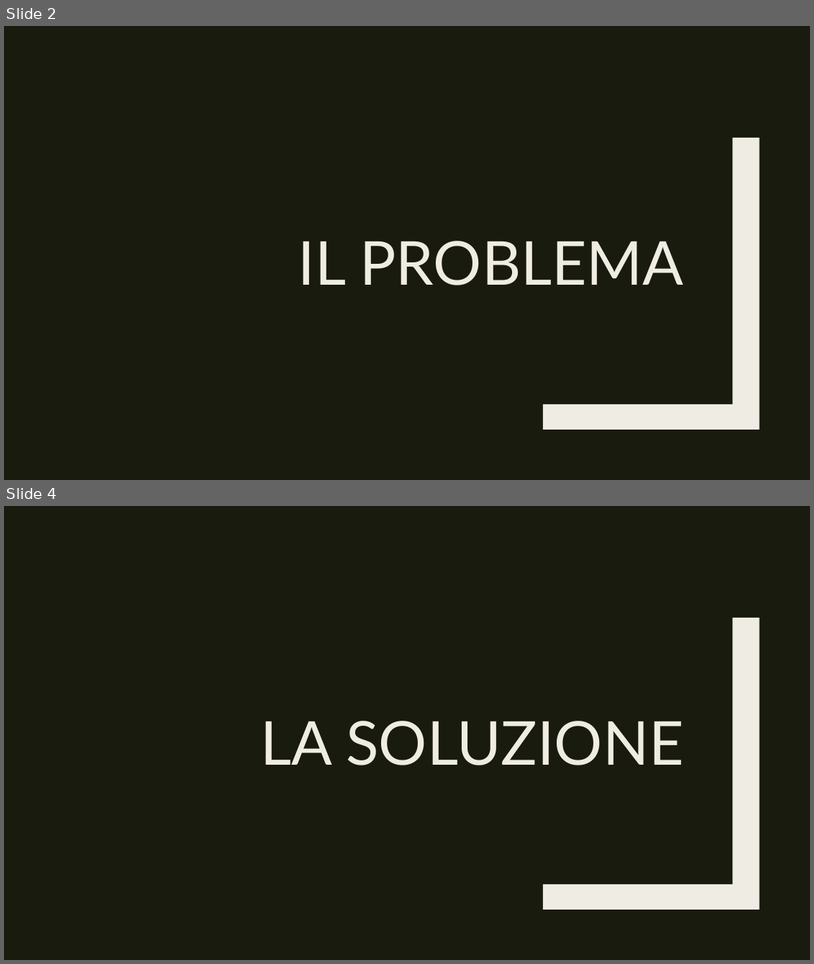
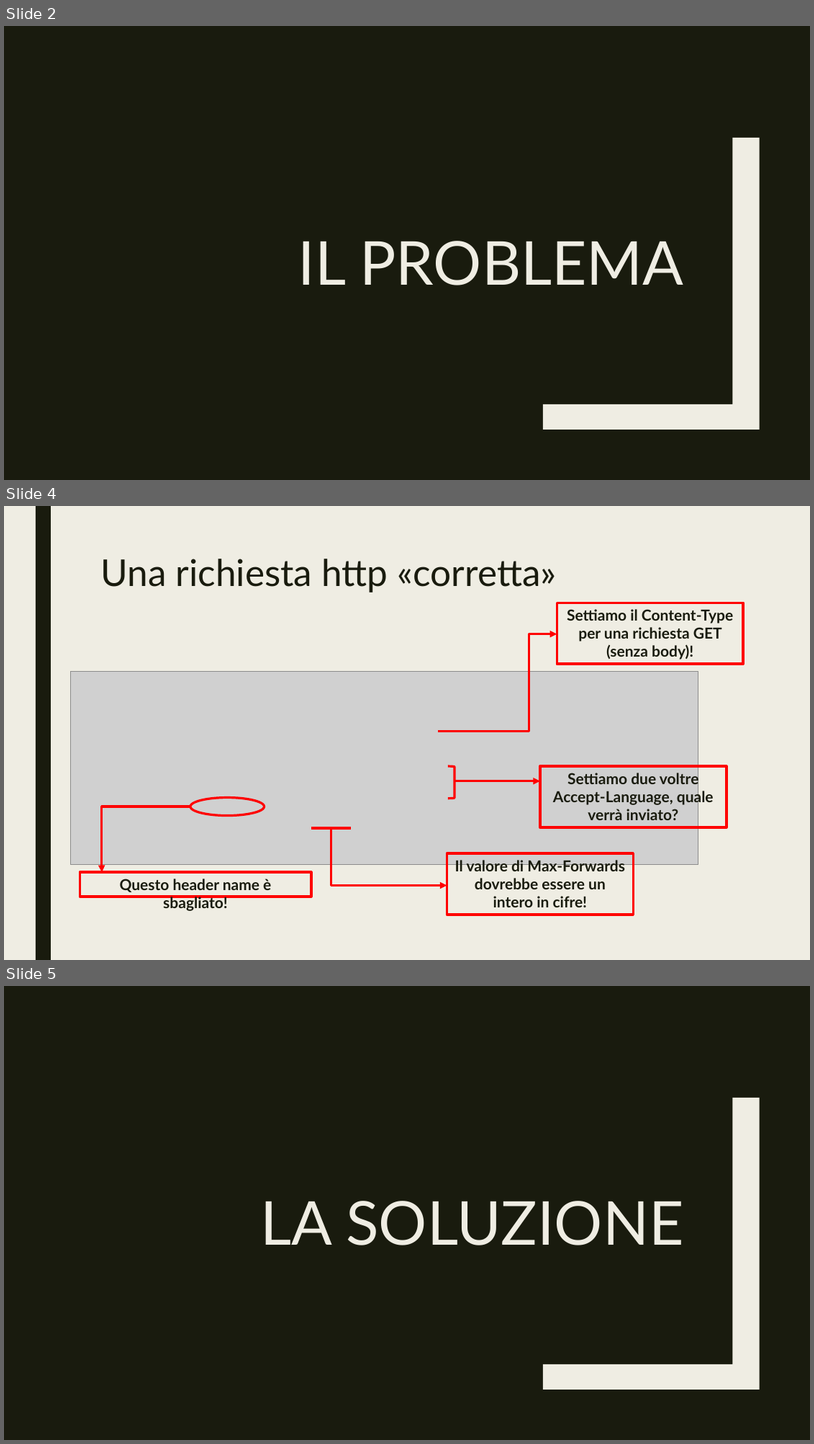
Before and after one commit to nicopellegrinelli/ProgettoLFC, a slide deck: Documentazione/Presentazione.pptx. Shown one above the other, each under a label of ours: slides 2 and 4 before the commit, slides 2, 4 and 5 after it; the slides between them are not shown. The pictures are 814x964 and 814x1444 pixels, drawn with LibreOffice and Linux fonts; fonts in the diff are those of the drawing; grey boxes stand for pictures. Boxes give left, top, right and bottom in pixels: in the first picture for what was removed or moved away, otherwise in the second. Text is boxed around its words. In the diff, an @@ line names an element or a change of style, - is before the commit and + after.

```diff
--- a/Documentazione/Presentazione.pptx
+++ b/Documentazione/Presentazione.pptx
@@ slide 4 added at <box>4,506,810,960</box>, background #EFEDE3 @@
@@ rectangle added at <box>36,506,51,960</box>, fill #191B0E @@
@@ title added at <box>100,559,557,592</box>, 44 pt, text #191B0E @@
+Una richiesta http «corretta»
@@ group added at <box>70,602,744,914</box>: 4 rectangles, 3 elbow arrows, 1 picture, 1 right bracket, 1 arrow, 1 ellipse, 1 line @@
+Settiamo il Content-Type per una richiesta GET (senza body)!
+Il valore di Max-Forwards dovrebbe essere un intero in cifre!
+Settiamo due voltre Accept-Language, quale verrà inviato?
+Questo header name è sbagliato!
@@ what was slide 4 is now slide 5 @@
```
Also in this commit, not shown: 2 slides changed, 8 other slides added, 1 slide removed.
